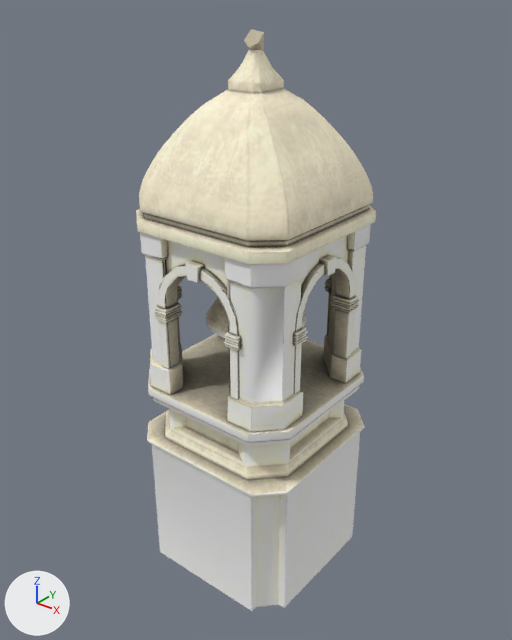
The glTF model game/models/biome2/a20_bell_tower.glb: old version first, new version second.
Both versions are drawn from a 50 mm camera at (2.14, -2.67, 3.15) aimed at (0.0, 0.01, 1.48). The axes (+X, +Y, +Z) are drawn at lower left. The lights are the same throughout. The first picture is the older version. Vertices at exactly the same position are counted once.

In view in the first picture: 'body'.
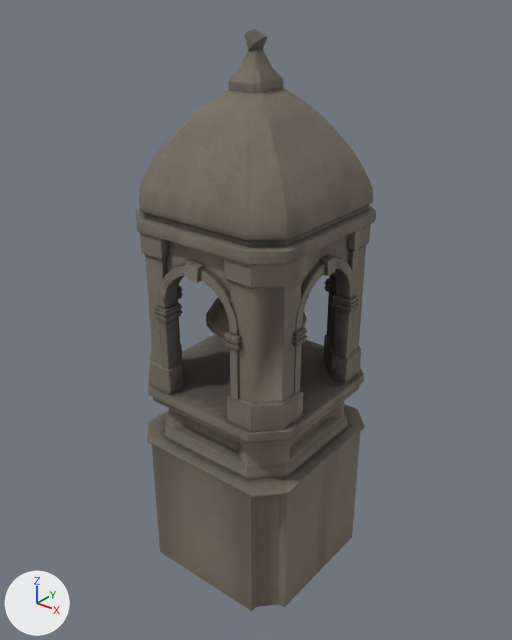
Pixel boxes [x1, y1, x2, y2] of what changed, in the pictures (512 x 640 px; the box of a moved part takes in the faces that stretch with it):
```json
{"part": 1, "of": "me_object_0", "change": "rebuilt", "before": [244, 29, 264, 52], "after": [244, 29, 268, 51], "on screen": "19% wider"}
{"part": 2, "of": "me_object_0", "change": "moved or reshaped", "before": [143, 49, 376, 608], "after": [143, 50, 371, 536]}
{"part": 3, "of": "me_object_0", "change": "recoloured", "before": [136, 50, 375, 611], "after": [136, 50, 375, 611], "on screen": "darker"}
```

The change, as JSON lines over the scene's bpy script:
```json
{"op": "add", "block": "img_paint_a20_bell_tower", "code": ["img_paint_a20_bell_tower = load_image('paint_a20_bell_tower', '_unpacked/paint_a20_bell_tower', 1024, 1024, 'sRGB')"]}
{"op": "add", "block": "mat_fh_a20_bell_tower", "code": ["mat_fh_a20_bell_tower = principled_material('fh_a20_bell_tower')", "mat_fh_a20_bell_tower.texture = img_paint_a20_bell_tower", "mat_fh_a20_bell_tower.roughness = 0.92"]}
{"block": "me_object_0", "where": "# used by ob_body; location = (0.0, 0.0, 0.0)"}
{"op": "remove", "block": "me_object_0", "code": "me_object_0.from_pydata(...)  # 4429 vertices, 4998 faces; spans x -0.5..0.5, y -0.5..0.5, z 0.0..2.93"}
{"op": "remove", "block": "me_object_0", "code": "me_object_0.materials.append(mat_fh_stone)  # beige #ccc2a8"}
{"op": "add", "block": "me_object_0", "code": "me_object_0.from_pydata(...)  # 4619 vertices, 5000 faces; spans x -0.5..0.5, y -0.5..0.5, z 0.0..2.93"}
{"block": "me_object_0", "change": "me_object_0 part 1: the loose piece of 9 vertices spanning x -0.04..0.04, y -0.05..0.06, z 2.84..2.93 is rebuilt with 12 vertices and now spans x -0.05..0.05, y -0.05..0.05, z 2.83..2.93, in mat_fh_a20_bell_tower (picture img_paint_a20_bell_tower)"}
{"block": "me_object_0", "change": "me_object_0 part 2: 53 vertices moved within x -0.46..0.47, y -0.48..0.47, z 1.06..2.09; 291 vertices removed from x -0.5..0.5, y -0.5..0.5, z 0.76..2.84; 478 vertices added at x -0.49..0.49, y -0.5..0.5, z 0.8..2.85"}
{"block": "me_object_0", "change": "me_object_0 part 3: 2960 faces spanning x -0.5..0.5, y -0.5..0.5, z 0.0..2.85 switch from mat_bellinitialshadinggroup to mat_fh_a20_bell_tower (picture img_paint_a20_bell_tower)"}
```
